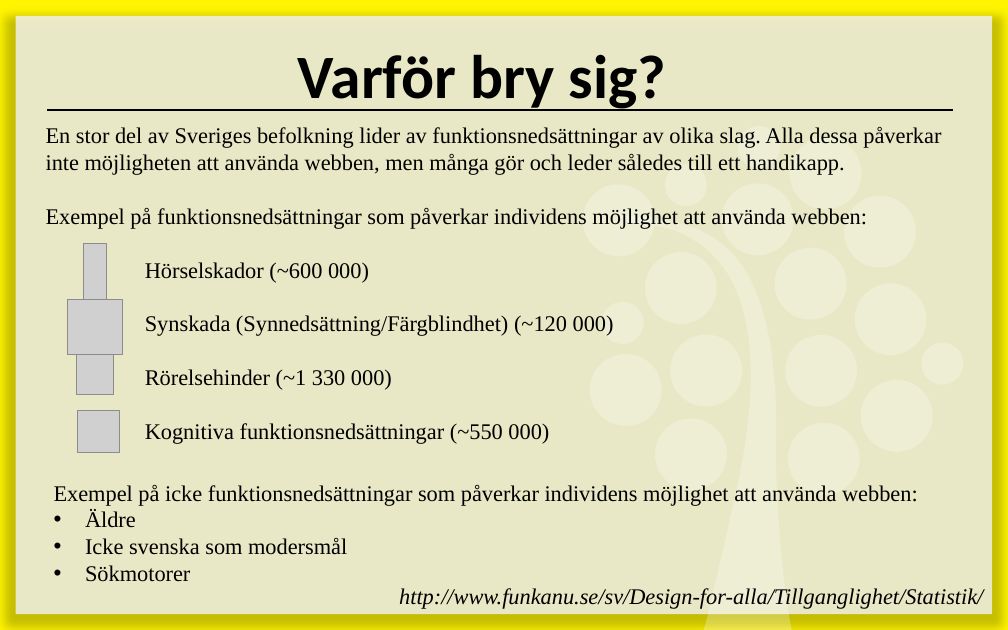
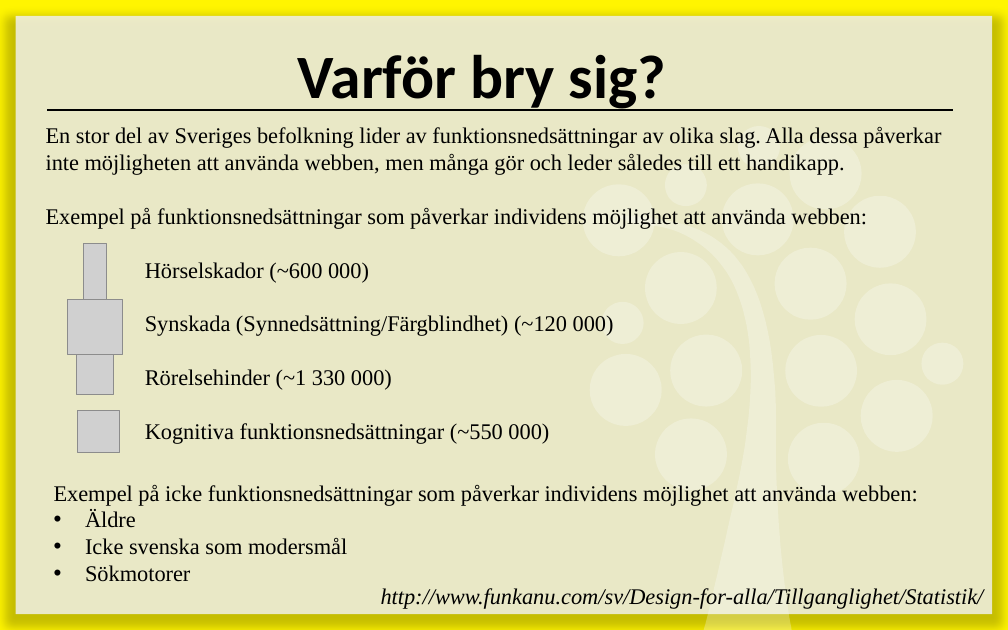
Before and after one commit to 1ik415/Kursmaterial, a slide deck: slide 15 of Föreläsningar/F04 - Webbteknik.pptx. Drawn at 1008x630 pixels with LibreOffice and Linux fonts; fonts in the diff are those of the drawing; grey boxes stand for pictures. Boxes give left, top, right and bottom in pixels: in the first picture for what was removed or moved away, otherwise in the second. Text is boxed around its words. In the diff, an @@ line names an element or a change of style, - is before the commit and + after.

```diff
--- a/Föreläsningar/F04 - Webbteknik.pptx
+++ b/Föreläsningar/F04 - Webbteknik.pptx
@@ text at bbox=[381, 588, 984, 609]: text changed @@
-http://www.funkanu.se/sv/Design-for-alla/Tillganglighet/Statistik/
+http://www.funkanu.com/sv/Design-for-alla/Tillganglighet/Statistik/
```
Also in this commit, not shown: 7 other slides changed.
